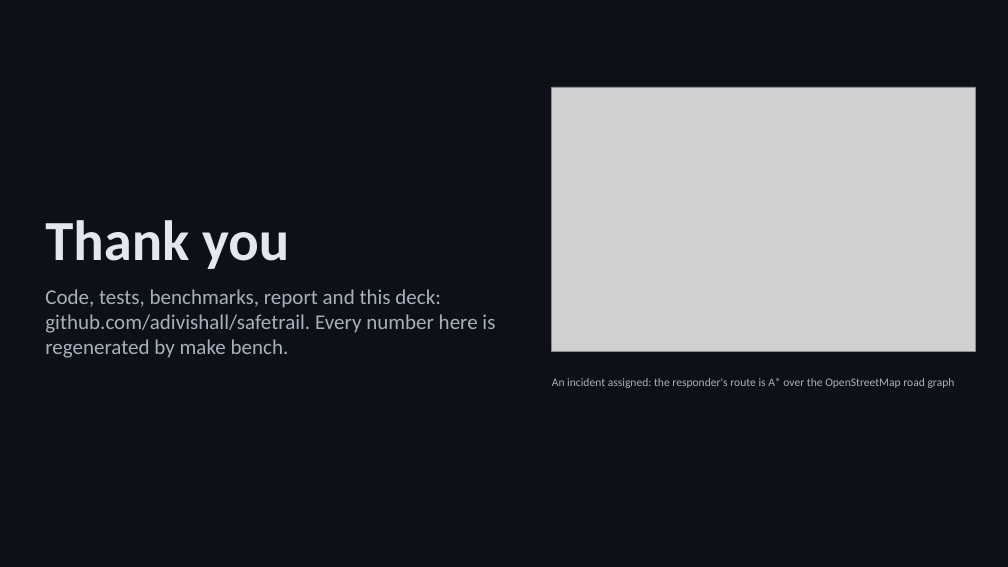
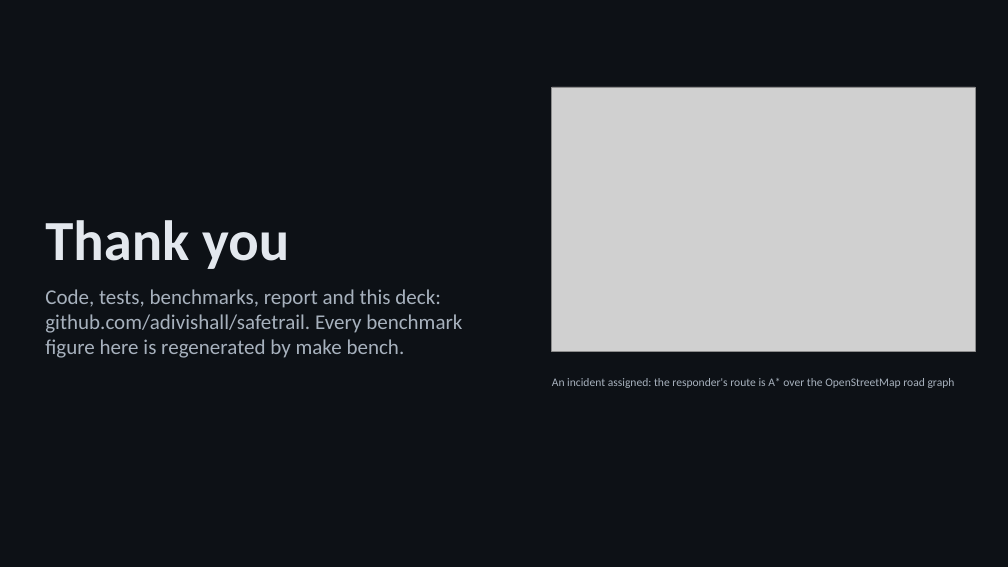
Before and after one commit to adivishall/safetrail, a slide deck: slide 14 of docs/final/SafeTrail_final_presentation.pptx. Drawn at 1008x567 pixels with LibreOffice and Linux fonts; fonts in the diff are those of the drawing; grey boxes stand for pictures. Boxes give left, top, right and bottom in pixels: in the first picture for what was removed or moved away, otherwise in the second. Text is boxed around its words. In the diff, an @@ line names an element or a change of style, - is before the commit and + after.

```diff
--- a/docs/final/SafeTrail_final_presentation.pptx
+++ b/docs/final/SafeTrail_final_presentation.pptx
@@ text at bbox=[45, 289, 462, 358]: text changed @@
-Code, tests, benchmarks, report and this deck: github.com/adivishall/safetrail. Every number here is regenerated by make bench.
+Code, tests, benchmarks, report and this deck: github.com/adivishall/safetrail. Every benchmark figure here is regenerated by make bench.
```
Also in this commit, not shown: 2 other slides changed.
